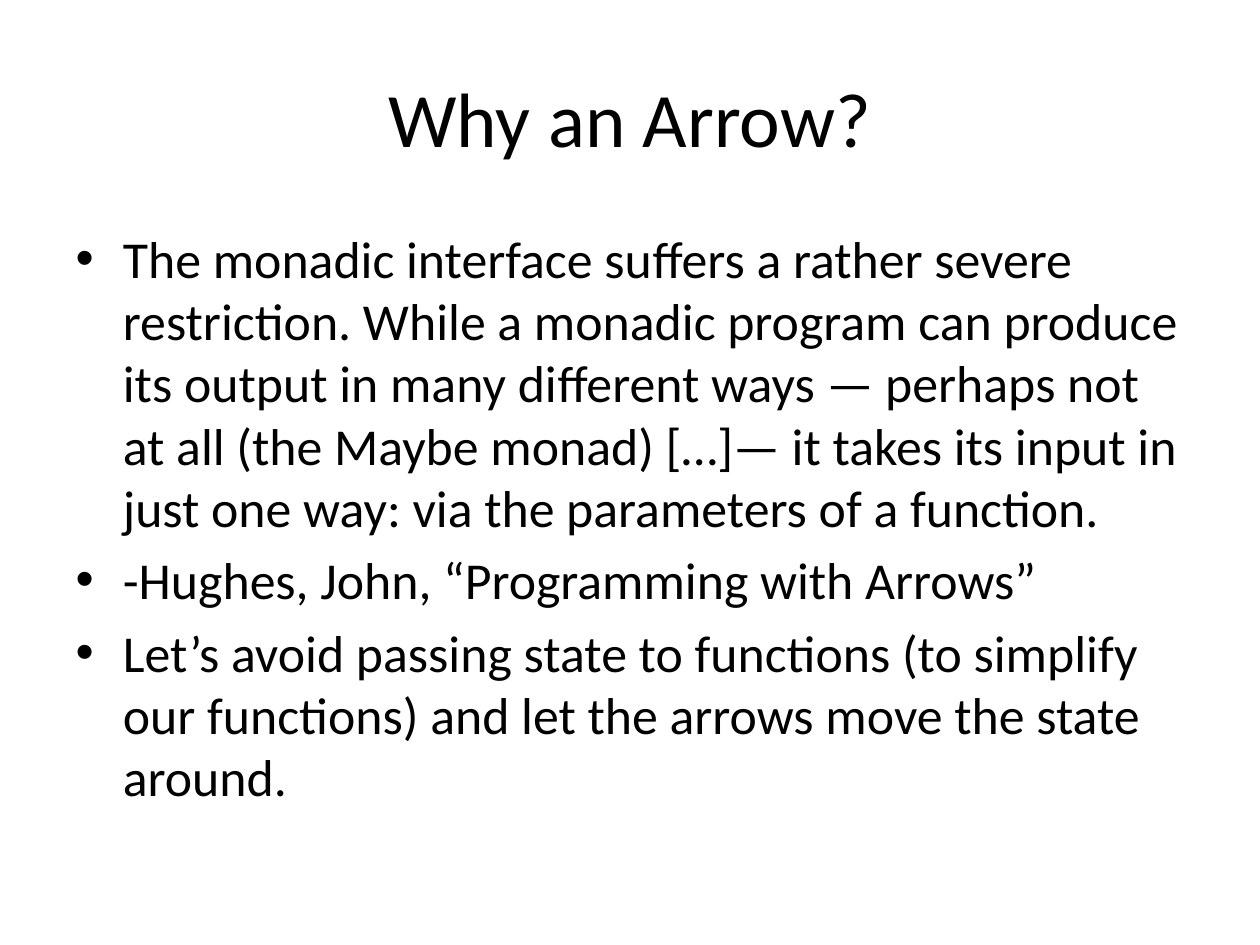
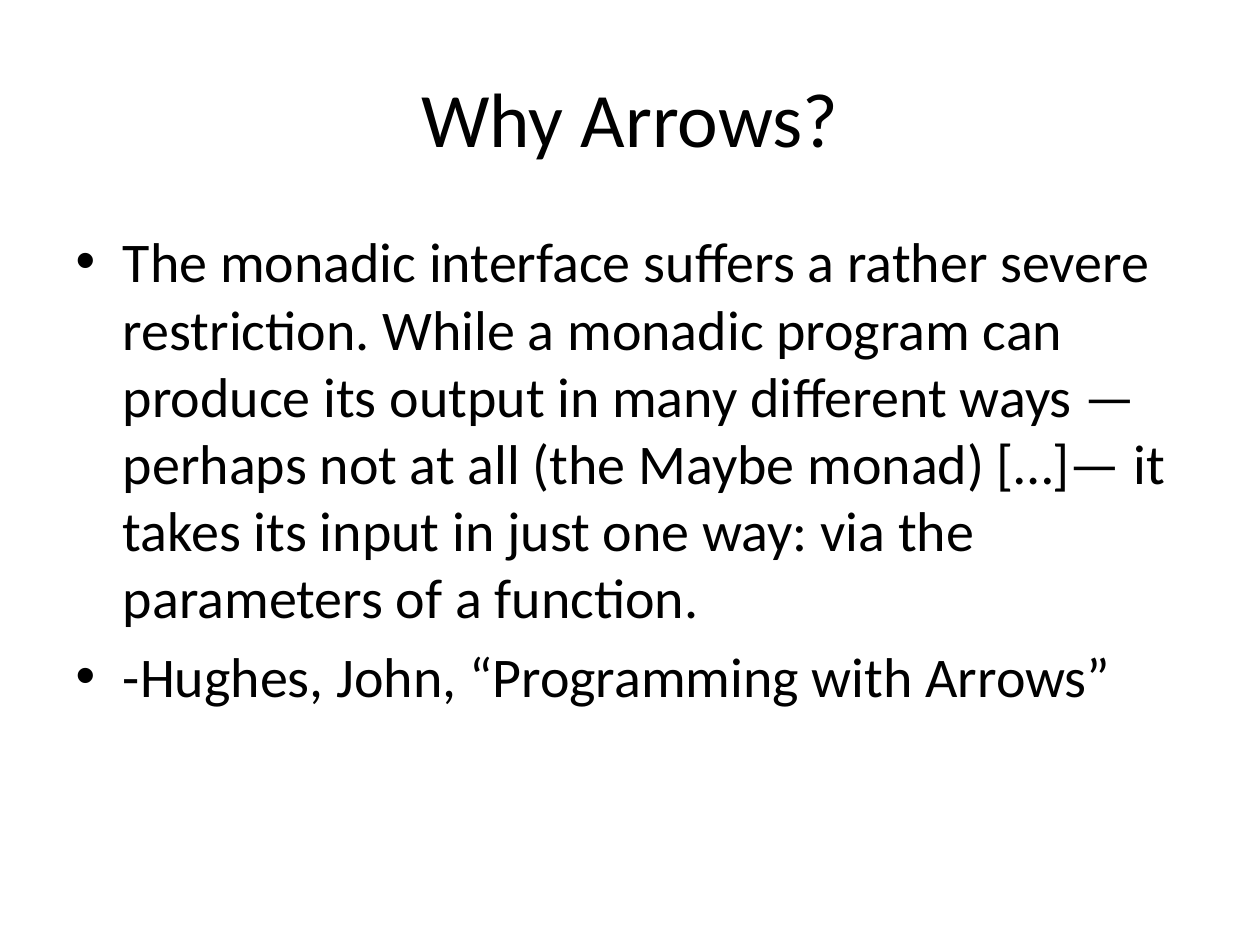
Before and after one commit to enright/arrowlets, a slide deck: slide 10 of MonadsOfDoomArrowsOfTime.pptx (slide 7 before the commit). Drawn at 1260x945 pixels with LibreOffice and Linux fonts; fonts in the diff are those of the drawing. Boxes give left, top, right and bottom in pixels: in the first picture for what was removed or moved away, otherwise in the second. Text is boxed around its words. In the diff, an @@ line names an element or a change of style, - is before the commit and + after.

Commit message:
update slides

```diff
--- a/MonadsOfDoomArrowsOfTime.pptx
+++ b/MonadsOfDoomArrowsOfTime.pptx
@@ title at (421, 93, 838, 160): text changed @@
-Why an Arrow?
+Why Arrows?
@@ text "The monadic interface suﬀers a ..." at (123, 243, 1165, 707): size 29.6 to 32 pt @@
@@ text at (123, 634, 1139, 797): paragraph removed @@
-• Let’s avoid passing state to functions (to simplify our functions) and let the arrows move the state around.
```
Also in this commit, not shown: 2 other slides changed, 8 slides added.
